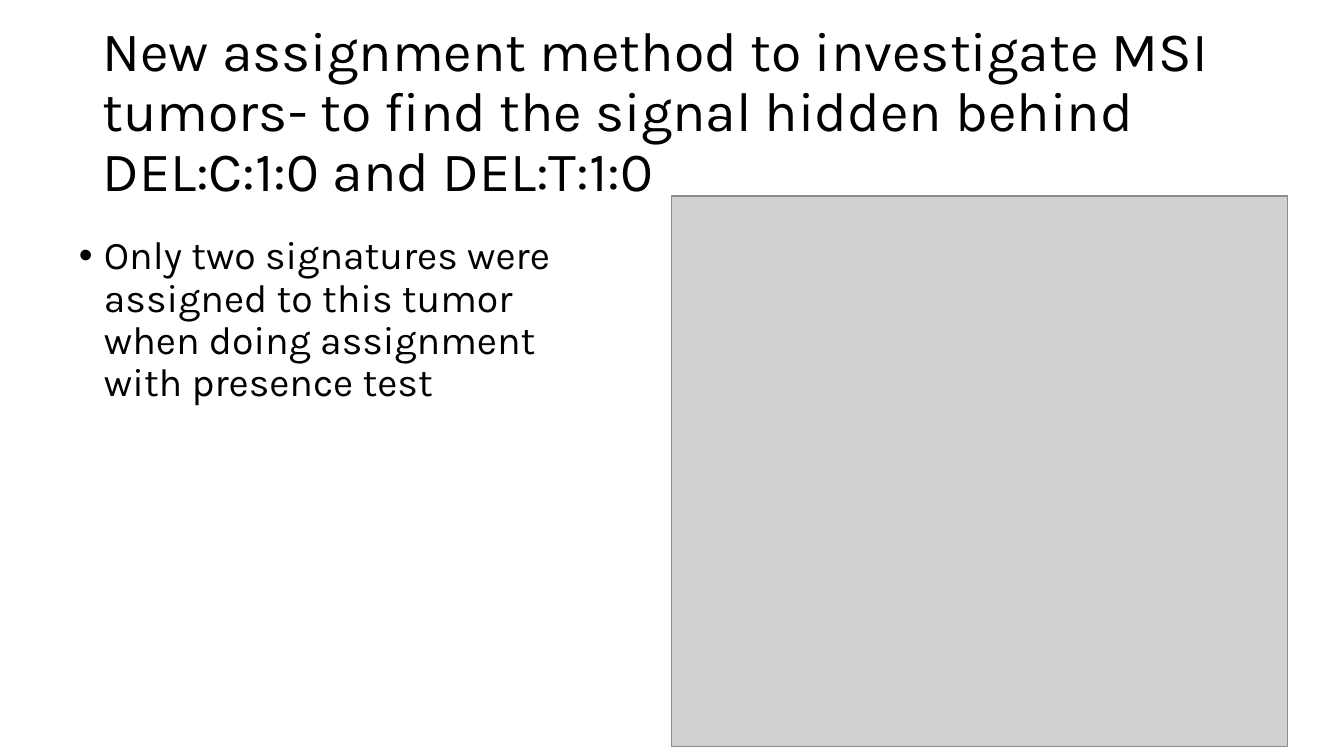
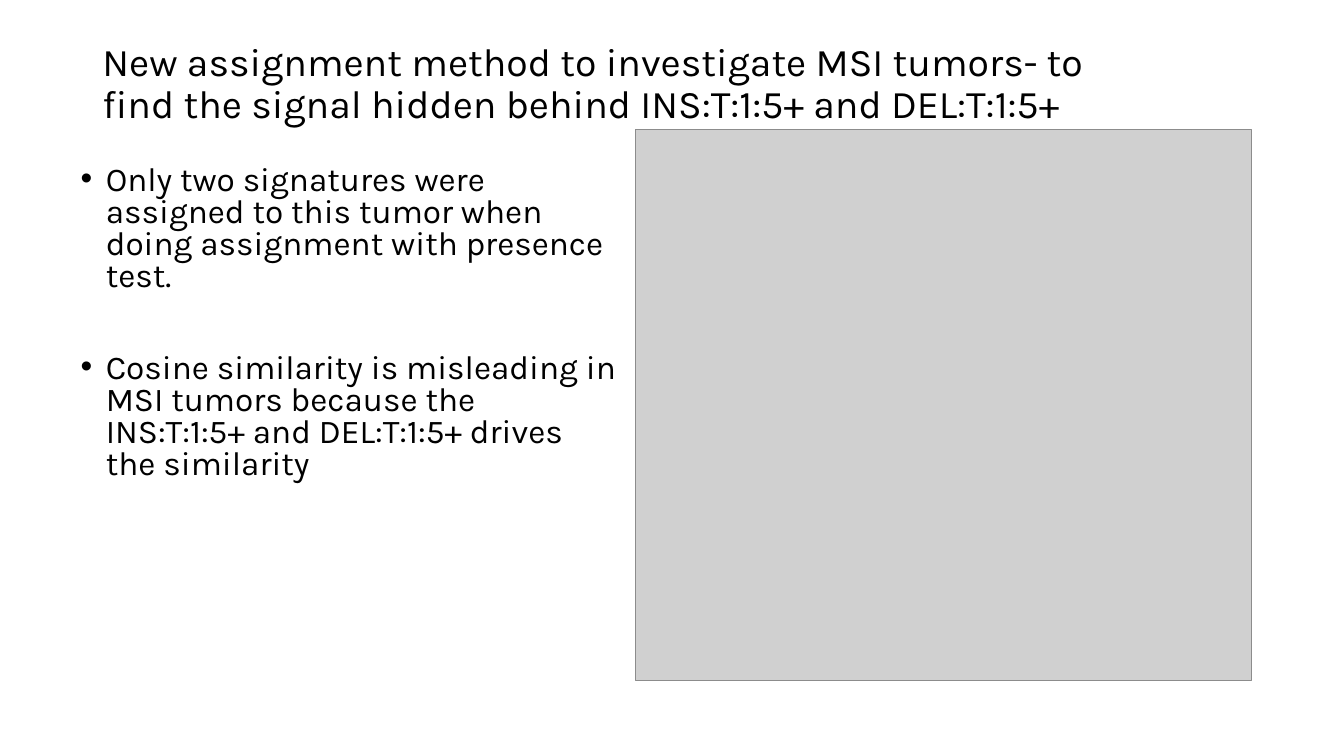
Before and after one commit to liumoLM/Liu2024, a slide deck: slide 2 of MSI_tumor_assignment_demo.pptx. Drawn at 1344x756 pixels with LibreOffice and Linux fonts; fonts in the diff are those of the drawing; grey boxes stand for pictures. Boxes give left, top, right and bottom in pixels: in the first picture for what was removed or moved away, otherwise in the second. Text is boxed around its words. In the diff, an @@ line names an element or a change of style, - is before the commit and + after.

```diff
--- a/MSI_tumor_assignment_demo.pptx
+++ b/MSI_tumor_assignment_demo.pptx
@@ title at (102, 49, 1083, 128): text changed; size 39.6 to 28 pt @@
-New assignment method to investigate MSI tumors- to find the signal hidden behind DEL:C:1:0 and DEL:T:1:0
+New assignment method to investigate MSI tumors- to find the signal hidden behind INS:T:1:5+ and DEL:T:1:5+
@@ picture: place and size @@
-picture at (673, 196, 1289, 746)
+picture at (636, 130, 1252, 681)
@@ text at (106, 168, 616, 444): text changed; size 28 to 23.8 pt @@
-• Only two signatures were assigned to this tumor when doing assignment with presence test
+• Only two signatures were assigned to this tumor when doing assignment with presence test.
+• Cosine similarity is misleading in MSI tumors because the INS:T:1:5+ and DEL:T:1:5+ drives the similarity
```
Also in this commit, not shown: 2 other slides changed, 1 slide added.
